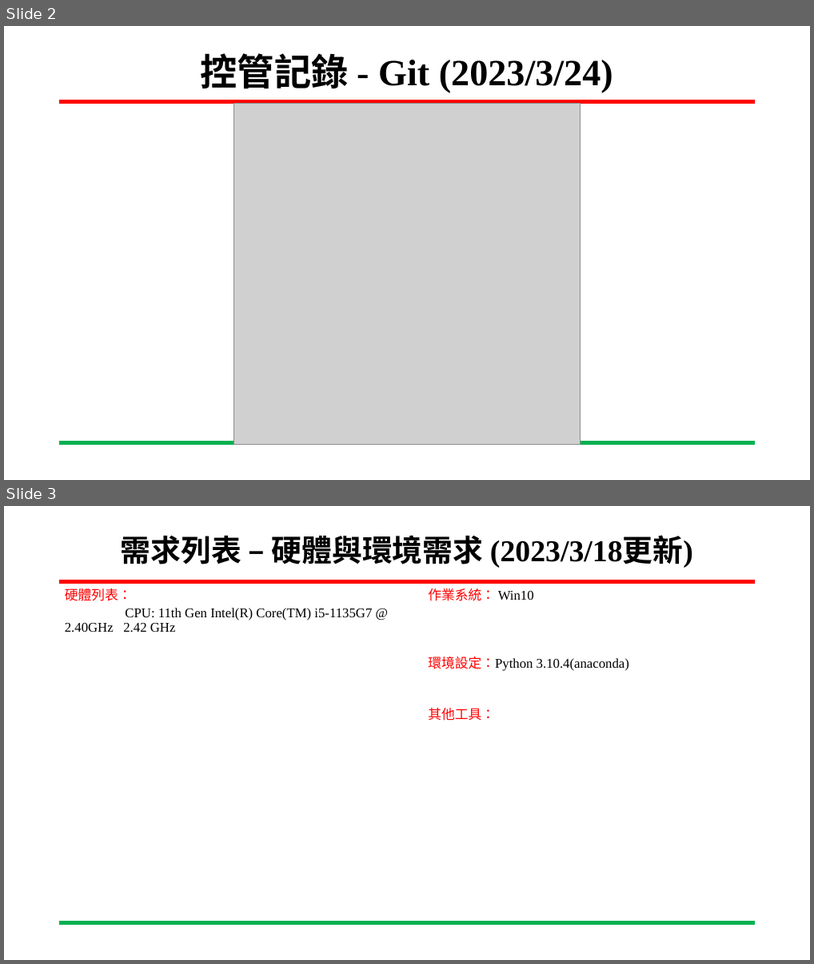
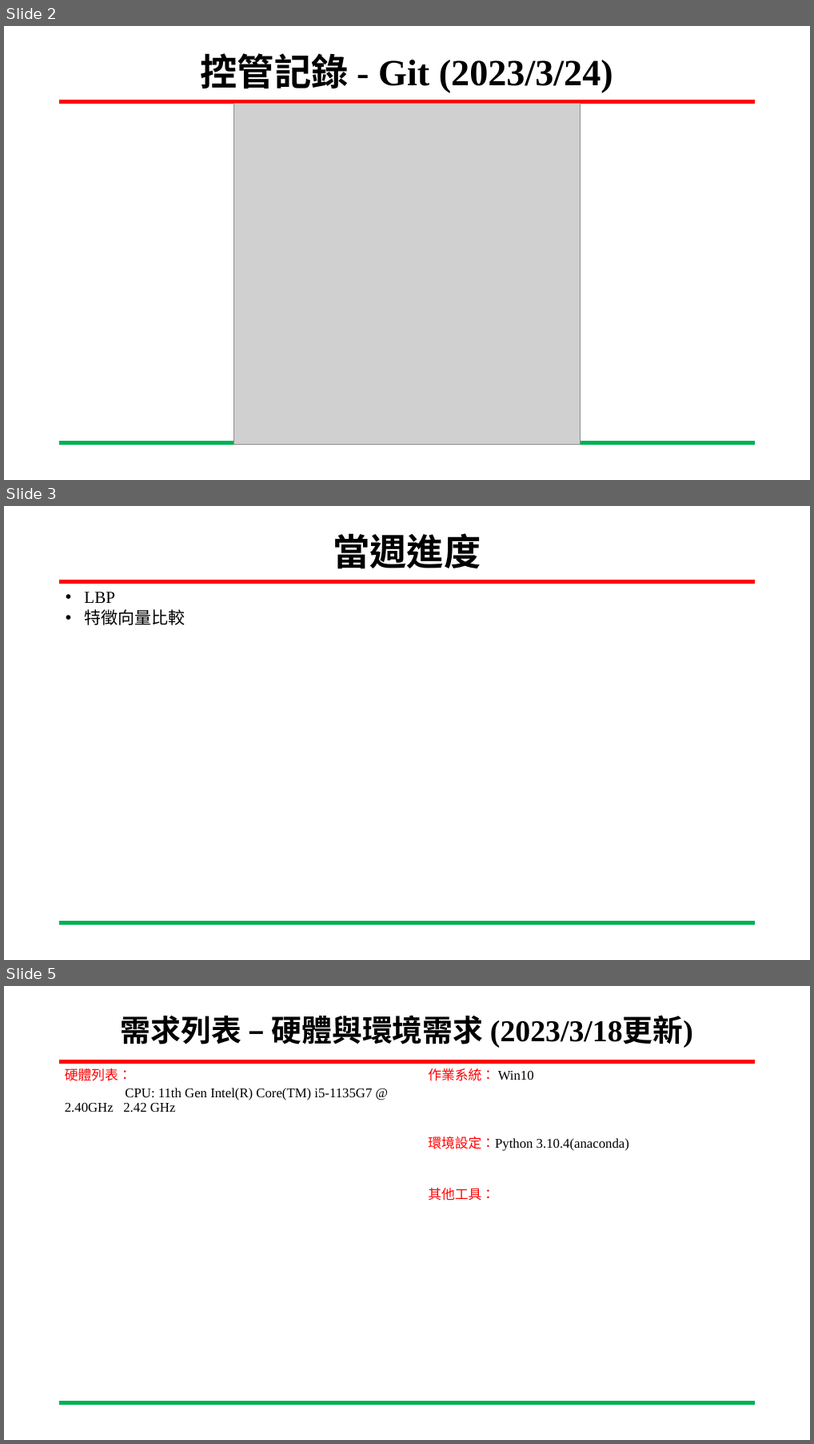
Before and after one commit to ing0331/111-2_Embedded-Image-Processing, a slide deck: HW2/LBP_HW2.pptx. Shown one above the other, each under a label of ours: slides 2 and 3 before the commit, slides 2, 3 and 5 after it; the slides between them are not shown. The pictures are 814x964 and 814x1444 pixels, drawn with LibreOffice and Linux fonts; fonts in the diff are those of the drawing; grey boxes stand for pictures; background and template pictures are left out. Boxes give left, top, right and bottom in pixels: in the first picture for what was removed or moved away, otherwise in the second. Text is boxed around its words. In the diff, an @@ line names an element or a change of style, - is before the commit and + after.

```diff
--- a/HW2/LBP_HW2.pptx
+++ b/HW2/LBP_HW2.pptx
@@ slide 3 added at (4,506,810,960), background #FFFFFF; not listed: 2 template elements that a slide beside it also shows @@
@@ title added at (333,533,481,569), 44 pt, text #000000, bold @@
+當週進度
@@ text added at (84,592,185,625), 20 pt, text #000000 @@
+  • LBP
+  • 特徵向量比較
@@ what was slide 3 is now slide 5 @@
```
Also in this commit, not shown: 1 other slide added.
